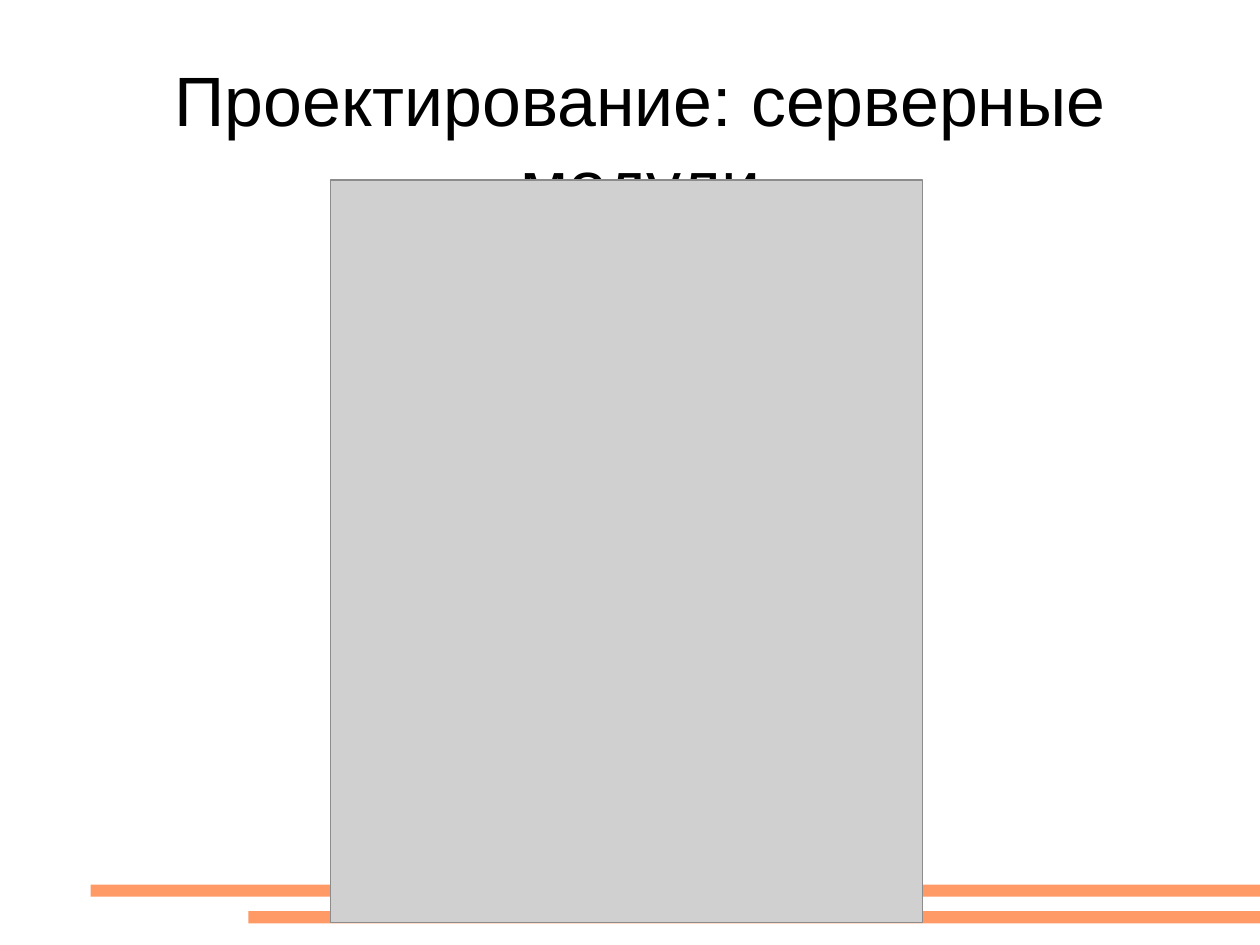
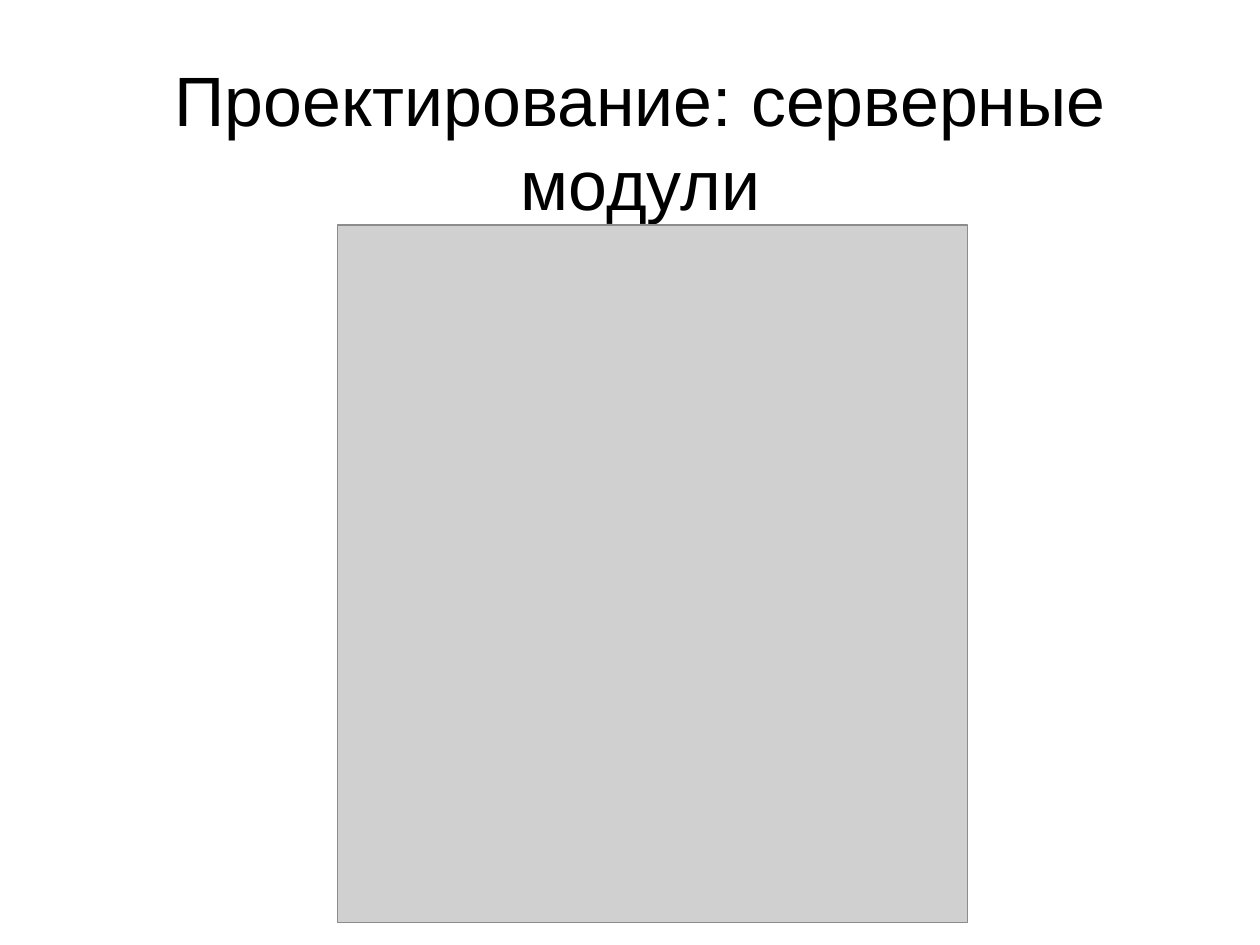
Before and after one commit to aeremenok/a-team-777, a slide deck: slide 12 of diploma/eav/diploma/demo.odp. Drawn at 1260x945 pixels with LibreOffice and Linux fonts; fonts in the diff are those of the drawing; grey boxes stand for pictures. Boxes give left, top, right and bottom in pixels: in the first picture for what was removed or moved away, otherwise in the second. Text is boxed around its words. In the diff, an @@ line names an element or a change of style, - is before the commit and + after.

```diff
--- a/diploma/eav/diploma/demo.odp
+++ b/diploma/eav/diploma/demo.odp
@@ picture: place and size @@
-picture at <box>330,180,923,923</box>
+picture at <box>338,225,968,923</box>
@@ rectangle removed at <box>90,885,1260,898</box> @@
@@ rectangle removed at <box>248,911,1260,924</box> @@
```
Also in this commit, not shown: 15 other slides changed, 1 slide added, 1 slide removed, 5 other files.
